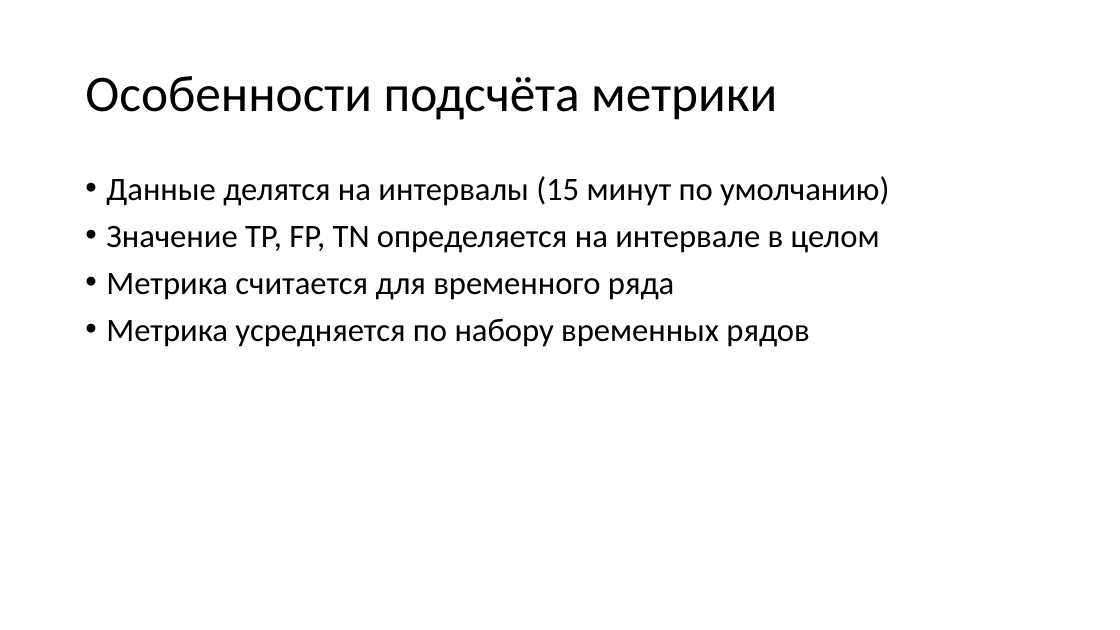
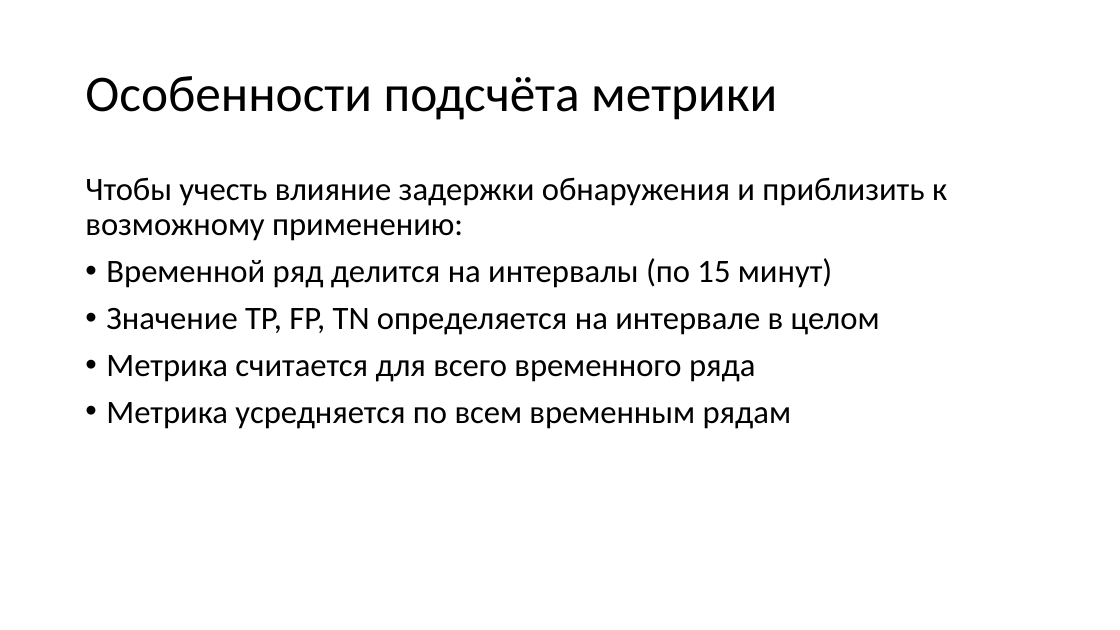
Before and after one commit to sau114/skillfactory_rds, a slide deck: slide 6 of module_final/story.pptx. Drawn at 1120x630 pixels with LibreOffice and Linux fonts; fonts in the diff are those of the drawing. Boxes give left, top, right and bottom in pixels: in the first picture for what was removed or moved away, otherwise in the second. Text is boxed around its words. In the diff, an @@ line names an element or a change of style, - is before the commit and + after.

```diff
--- a/module_final/story.pptx
+++ b/module_final/story.pptx
@@ text at (85,177,947,288): text changed @@
-• Данные делятся на интервалы (15 минут по умолчанию)
+Чтобы учесть влияние задержки обнаружения и приблизить к возможному применению:
+• Временной ряд делится на интервалы (по 15 минут)
@@ text at (106,355,792,429): text changed @@
-• Метрика считается для временного ряда
-• Метрика усредняется по набору временных рядов
+• Метрика считается для всего временного ряда
+• Метрика усредняется по всем временным рядам
```
Also in this commit, not shown: 16 other slides changed, 8 slides added, 1 slide removed, 2 other files.
